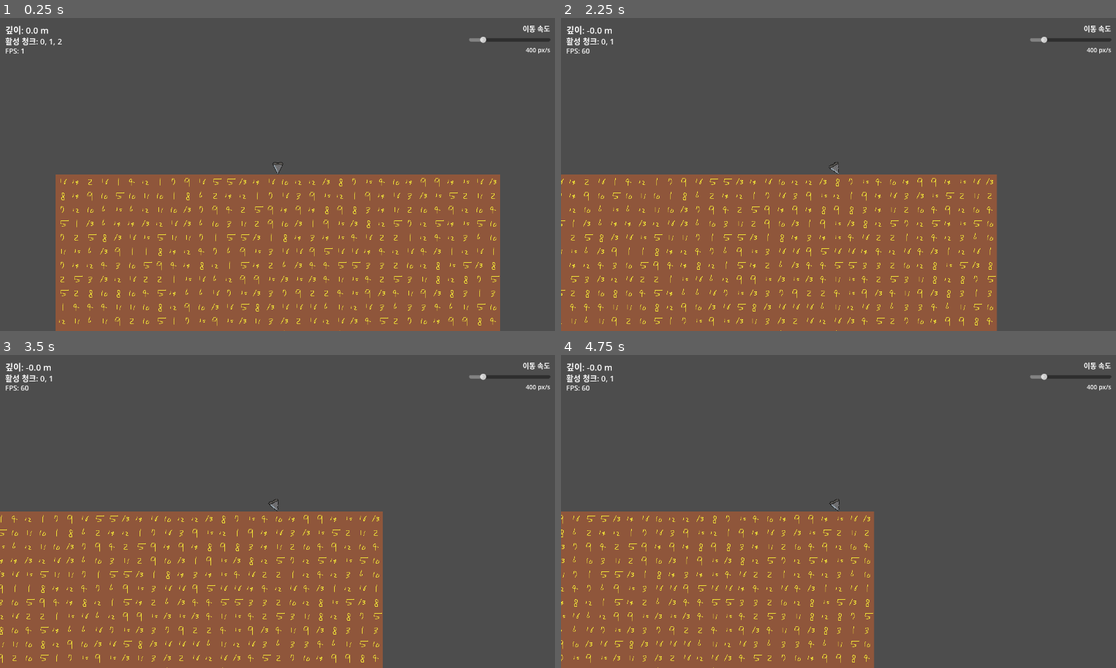
Above: before the commit, frames 1-4 (two rows, left to right).
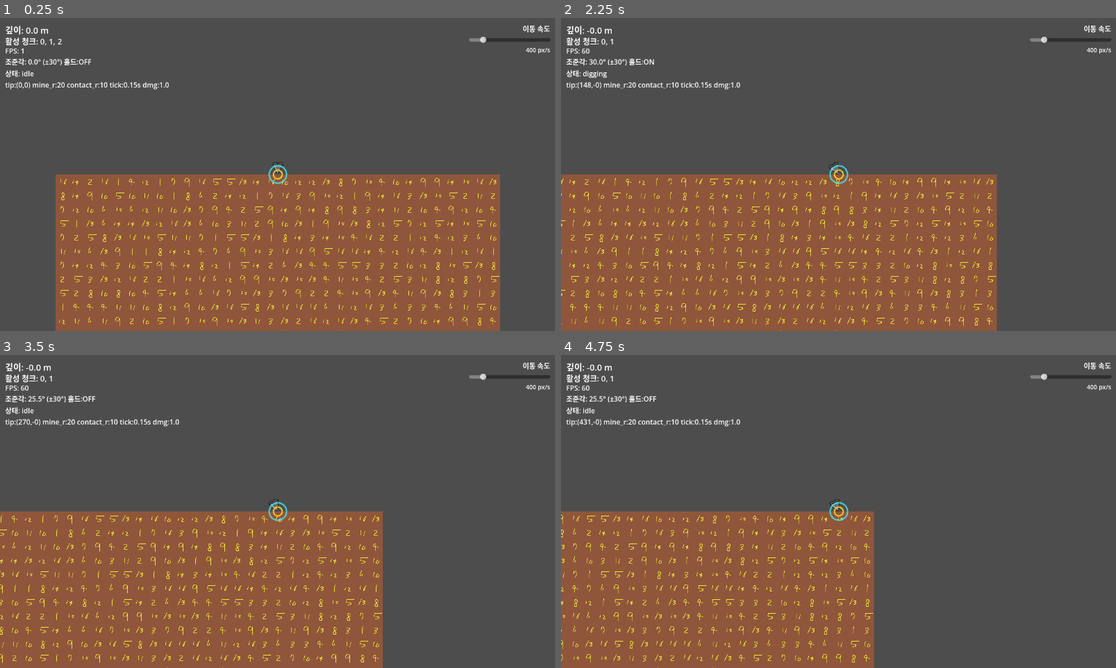
Above: after the commit, the same moments.

Repository: illwsion/Dig-Down-the-Planet
Game: Godot game, scene res://scenes/main/Main.tscn
The game is run twice, just before and just after one commit, with the same random seed, the same clock (stepped at 60 frames per second) and the same inputs.
Inputs (mouse positions are in pixels of both pictures, inside the frame that each line leads up to):
- Up to frame 1 (0.25 s): no input
- Up to frame 2 (2.25 s): tap Enter at 0.5 s; move the mouse to (960, 158) at 0.52 s; press the mouse at (960, 158) at 0.53 s; move the mouse to (727, 190) at 1.27 s; release the mouse at (727, 190) at 1.28 s; click (727, 190) at 1.35 s; tap Space at 2 s; move the mouse to (894, 105) at 2.02 s; press the mouse at (894, 105) at 2.03 s
- Up to frame 3 (3.5 s): move the mouse to (249, 574) at 2.77 s; release the mouse at (249, 574) at 2.78 s; click (249, 574) at 2.85 s
- Up to frame 4 (4.75 s): tap Enter at 3.5 s; move the mouse to (1005, 558) at 3.52 s; press the mouse at (1005, 558) at 3.53 s; move the mouse to (672, 464) at 4.27 s; release the mouse at (672, 464) at 4.28 s; click (672, 464) at 4.35 s

The runs differ from the first frame. In frame 1, 0.6% of the frame differs, in the area x 0-52%, y 12-54%; in frame 2, 0.6%; in frame 3, 0.6%; in frame 4, 0.6%.

Commit message:
feat: 드릴 state 구현

Diff:
--- a/scenes/main/Main.gd
+++ b/scenes/main/Main.gd
@@ -12,6 +12,7 @@
 @onready var m_depth_label: Label = $UILayer/DepthLabel
 @onready var m_chunks_label: Label = $UILayer/ChunksLabel
 @onready var m_fps_label: Label = $UILayer/FpsLabel
+@onready var m_aim_label: Label = $UILayer/AimLabel
 @onready var m_speed_slider: HSlider = $UILayer/SpeedPanel/SpeedSlider
 @onready var m_speed_value_label: Label = $UILayer/SpeedPanel/SpeedValueLabel
 
@@ -41,3 +42,9 @@
 	m_fps_label.text = "FPS: %d" % int(Engine.get_frames_per_second())
 	if m_world.has_method("get_active_chunk_summary"):
 		m_chunks_label.text = m_world.get_active_chunk_summary()
+	if m_drill.has_method("get_aim_debug_string") and m_drill.has_method("get_mining_debug_string") and m_drill.has_method("get_status_debug_string"):
+		m_aim_label.text = "%s\n%s\n%s" % [m_drill.get_aim_debug_string(), m_drill.get_status_debug_string(), m_drill.get_mining_debug_string()]
+	elif m_drill.has_method("get_aim_debug_string") and m_drill.has_method("get_mining_debug_string"):
+		m_aim_label.text = "%s\n%s" % [m_drill.get_aim_debug_string(), m_drill.get_mining_debug_string()]
+	elif m_drill.has_method("get_aim_debug_string"):
+		m_aim_label.text = m_drill.get_aim_debug_string()
--- a/scenes/main/Main.tscn
+++ b/scenes/main/Main.tscn
@@ -32,6 +32,15 @@
 theme_override_font_sizes/font_size = 16
 text = "FPS: —"
 
+[node name="AimLabel" type="Label" parent="UILayer"]
+offset_left = 12.0
+offset_top = 88.0
+offset_right = 520.0
+offset_bottom = 168.0
+theme_override_font_sizes/font_size = 16
+autowrap_mode = 3
+text = "조준각: —"
+
 [node name="SpeedPanel" type="VBoxContainer" parent="UILayer"]
 layout_mode = 1
 anchors_preset = 1
--- a/scenes/player/Drill.tscn
+++ b/scenes/player/Drill.tscn
@@ -1,7 +1,8 @@
-[gd_scene load_steps=3 format=3 uid="uid://digdrillscene01"]
+[gd_scene load_steps=4 format=3 uid="uid://digdrillscene01"]
 
 [ext_resource type="Script" path="res://scripts/player/Drill.gd" id="1_drill"]
 [ext_resource type="Texture2D" path="res://assets/drills/drill.png" id="2_drill_tex"]
+[ext_resource type="Script" path="res://scripts/player/MineRadiusDebugDraw.gd" id="3_mine_dbg"]
 
 [node name="Drill" type="CharacterBody2D"]
 z_index = 10
@@ -13,3 +14,7 @@
 [node name="CollisionShape2D" type="CollisionShape2D" parent="."]
 
 [node name="Camera2D" type="Camera2D" parent="."]
+
+[node name="MineRadiusDebugDraw" type="Node2D" parent="."]
+z_index = 1
+script = ExtResource("3_mine_dbg")
--- a/scripts/player/Drill.gd
+++ b/scripts/player/Drill.gd
@@ -1,26 +1,48 @@
 extends CharacterBody2D
 
-## 바디 원점(0,0) = 드릴 끝.
-## 조작: 마우스 왼쪽 **홀드** 시에만 전진 + 마우스 방향으로 초당 회전 제한 있게 회전.
-## 수직 아래 기준 ±aim_limit_degrees 안에서만 조준. 카메라는 화면이 기울지 않게 로컬 회전 상쇄.
+## 바디 원점(0,0) = 드릴 끝(tip). 회전 축도 tip이므로 월드에서의 tip은 [method get_tip_global_position]과 동일.
+## 채굴·접촉 반경(`mine_*`)의 기준점은 항상 이 tip 월드 좌표 하나로 고정한다 (3-1).
+## 조작: 마우스 왼쪽 홀드 시에만 전진 + 마우스 방향으로 초당 회전 제한 있게 회전.
+## 수직 아래 기준 ±aim_angle_limit_deg 안에서만 조준. 카메라는 화면이 기울지 않게 로컬 회전 상쇄.
 
 @onready var m_sprite: Sprite2D = $Sprite2D
 @onready var m_collision_shape: CollisionShape2D = $CollisionShape2D
 @onready var m_camera: Camera2D = $Camera2D
 
-## px/s — Main 슬라이더가 갱신.
+## px/s — Main 슬라이더가 갱신. 매 프레임 `move_speed_max` 이하로 클램프.
 var move_speed: float = 400.0
 
-## 수직(아래)에서 벌어질 수 있는 최대 각(한쪽). 업그레이드로 넓히려면 export 유지.
-@export var aim_limit_degrees: float = 30.0
+## 채굴: 접두 `mine_*` (MVP_DEVELOPMENT_PLAN.md 표와 동일). 기준점 = [method get_tip_global_position].
+@export var debug_draw_mine_radii: bool = true
+@export var mine_radius: float = 20.0
+@export var mine_contact_radius: float = 10.0
+@export_range(0.05, 10.0, 0.01) var mine_tick_interval: float = 0.15
+@export var mine_damage_per_tick: float = 1.0
 
-## 초당 회전 한도(도). 업그레이드로 올리기 좋게 export.
-@export var max_turn_degrees_per_second: float = 54.0
+## 이동: 접두 `move_*` — 가속은 연료/채굴 로직과 함께 적용 예정.
+@export var move_speed_max: float = 400.0
+@export var move_acceleration: float = 1200.0
+
+## 연료: 접두 `fuel_*`.
+@export var fuel_max: float = 100.0
+@export var fuel_drain_per_second: float = 5.0
+
+## 현재 연료. 소모 정책은 구현 시 홀드/이동 조건에 맞춤.
+var fuel: float = 0.0
+
+## 조준: 접두 `aim_*`.
+@export var aim_angle_limit_deg: float = 30.0
+@export var aim_turn_max_deg_per_sec: float = 54.0
 
 ## 현재 조준각(라디안). 0 = 정면 아래, + = 마우스가 오른쪽에 있을 때(우하 방향으로 기울기).
 var m_aim_angle: float = 0.0
 
 const MOUSE_AIM_MIN_PX := 8.0
+
+enum DrillStatus { IDLE, MOVING, DIGGING }
+
+## 3-3: 홀드·접촉 원 안 채굴 대상 타일 유무로 갱신.
+var drill_status: DrillStatus = DrillStatus.IDLE
 
 
 func _ready() -> void:
@@ -46,17 +68,19 @@
 		Vector2(half_top, -h),
 	])
 	m_collision_shape.shape = poly
+	fuel = fuel_max
 	_sync_rotation_from_aim()
 
 
 func _physics_process(delta: float) -> void:
+	move_speed = minf(move_speed, move_speed_max)
 	if Input.is_action_pressed("drill_down"):
 		var to_mouse := get_global_mouse_position() - global_position
 		if to_mouse.length() >= MOUSE_AIM_MIN_PX:
 			var desired := atan2(to_mouse.x, to_mouse.y)
-			var lim := deg_to_rad(aim_limit_degrees)
+			var lim := deg_to_rad(aim_angle_limit_deg)
 			desired = clampf(desired, -lim, lim)
-			var step := deg_to_rad(max_turn_degrees_per_second) * delta
+			var step := deg_to_rad(aim_turn_max_deg_per_sec) * delta
 			m_aim_angle = move_toward(m_aim_angle, desired, step)
 
 		var forward := Vector2(sin(m_aim_angle), cos(m_aim_angle))
@@ -66,6 +90,19 @@
 
 	move_and_slide()
 	_sync_rotation_from_aim()
+	_update_drill_status()
+
+
+func _update_drill_status() -> void:
+	if not Input.is_action_pressed("drill_down"):
+		drill_status = DrillStatus.IDLE
+		return
+	var world: Node = get_parent().get_node_or_null("World") if get_parent() else null
+	if world != null and world.has_method("has_mineable_tile_in_circle"):
+		if world.has_mineable_tile_in_circle(get_tip_global_position(), mine_contact_radius):
+			drill_status = DrillStatus.DIGGING
+			return
+	drill_status = DrillStatus.MOVING
 
 
 func _sync_rotation_from_aim() -> void:
@@ -74,3 +111,34 @@
 	rotation = -m_aim_angle
 	if m_camera:
 		m_camera.rotation = -rotation
+
+
+## Phase 3 채굴·접촉 원/거리 계산의 유일한 기준점(월드 좌표).
+func get_tip_global_position() -> Vector2:
+	return global_position
+
+
+func get_aim_debug_string() -> String:
+	var aim_deg := rad_to_deg(m_aim_angle)
+	var holding := Input.is_action_pressed("drill_down")
+	var holding_str := "ON" if holding else "OFF"
+	return "조준각: %.1f° (±%.0f°) 홀드:%s" % [aim_deg, aim_angle_limit_deg, holding_str]
+
+
+func get_mining_debug_string() -> String:
+	var t := get_tip_global_position()
+	return "tip:(%.0f,%.0f) mine_r:%.0f contact_r:%.0f tick:%.2fs dmg:%.1f" % [
+		t.x, t.y, mine_radius, mine_contact_radius, mine_tick_interval, mine_damage_per_tick,
+	]
+
+
+func get_status_debug_string() -> String:
+	match drill_status:
+		DrillStatus.IDLE:
+			return "상태: idle"
+		DrillStatus.MOVING:
+			return "상태: moving"
+		DrillStatus.DIGGING:
+			return "상태: digging"
+		_:
+			return "상태: ?"
--- /dev/null
+++ b/scripts/player/MineRadiusDebugDraw.gd
@@ -0,0 +1,36 @@
+extends Node2D
+
+## Drill tip(부모 원점) 기준으로 `mine_contact_radius` / `mine_radius` 테두리 원 (3-2).
+
+const CONTACT_COLOR := Color(1.0, 0.82, 0.15, 0.9)
+const MINE_COLOR := Color(0.25, 0.95, 1.0, 0.8)
+const ARC_POINTS_CONTACT := 40
+const ARC_POINTS_MINE := 56
+const LINE_WIDTH := 2.0
+
+
+func _process(_delta: float) -> void:
+	# debug off여도 한 번 더 그려야 이전 원이 지워짐
+	if get_parent() != null:
+		queue_redraw()
+
+
+func _draw() -> void:
+	var p := get_parent()
+	if p == null or not p.get("debug_draw_mine_radii"):
+		return
+
+	var r_contact: Variant = p.get("mine_contact_radius")
+	var r_mine: Variant = p.get("mine_radius")
+	if typeof(r_contact) != TYPE_FLOAT and typeof(r_contact) != TYPE_INT:
+		return
+	if typeof(r_mine) != TYPE_FLOAT and typeof(r_mine) != TYPE_INT:
+		return
+
+	var rc := float(r_contact)
+	var rm := float(r_mine)
+	var center := Vector2.ZERO
+
+	# 안쪽: 접촉, 바깥: 채굴 (겹침이 보이도록 안쪽을 먼저 그림)
+	draw_arc(center, rc, 0.0, TAU, ARC_POINTS_CONTACT, CONTACT_COLOR, LINE_WIDTH, true)
+	draw_arc(center, rm, 0.0, TAU, ARC_POINTS_MINE, MINE_COLOR, LINE_WIDTH, true)
--- a/scripts/world/Chunk.gd
+++ b/scripts/world/Chunk.gd
@@ -16,6 +16,11 @@
 
 func _ready() -> void:
 	_fill_tiles()
+
+
+func has_mineable_tile_at(local_cell: Vector2i) -> bool:
+	## 타일이 있는 셀만 채굴 대상(3-5에서 내구도>0로 좁힐 예정).
+	return m_tile_layer.get_cell_tile_data(local_cell) != null
 
 
 func _fill_tiles() -> void:
--- a/scripts/world/World.gd
+++ b/scripts/world/World.gd
@@ -3,6 +3,7 @@
 ## 1-4~2-1: Drill.global_position.y 기준으로 chunk_index_y를 맞춘다. (Main의 Drill 형제)
 
 const CHUNK_SCENE := preload("res://scenes/world/Chunk.tscn")
+const CHUNK_WIDTH_TILES := 32
 const CHUNK_HEIGHT_TILES := 32
 const TILE_SIZE_PX := 32
 const CHUNK_HEIGHT_PX := CHUNK_HEIGHT_TILES * TILE_SIZE_PX
@@ -50,6 +51,38 @@
 		node.queue_free()
 
 
+func has_mineable_tile_in_circle(center_world: Vector2, radius_px: float) -> bool:
+	## tip 기준 원 안에 “타일이 있는 셀”이 하나라도 있으면 true. 타일 AABB와 원 겹침 기준.
+	var r2 := radius_px * radius_px
+	var ts := float(TILE_SIZE_PX)
+	for chunk_node in _chunks.values():
+		var chunk: Node2D = chunk_node as Node2D
+		if chunk == null or not chunk.has_method("has_mineable_tile_at"):
+			continue
+		var p_local := chunk.to_local(center_world)
+		var min_x := clampi(int(floor((p_local.x - radius_px) / ts)), 0, CHUNK_WIDTH_TILES - 1)
+		var max_x := clampi(int(ceil((p_local.x + radius_px) / ts)) - 1, 0, CHUNK_WIDTH_TILES - 1)
+		var min_y := clampi(int(floor((p_local.y - radius_px) / ts)), 0, CHUNK_HEIGHT_TILES - 1)
+		var max_y := clampi(int(ceil((p_local.y + radius_px) / ts)) - 1, 0, CHUNK_HEIGHT_TILES - 1)
+		for ly in range(min_y, max_y + 1):
+			for lx in range(min_x, max_x + 1):
+				if not _tile_circle_overlap_local(p_local, lx, ly, ts, r2):
+					continue
+				if chunk.has_mineable_tile_at(Vector2i(lx, ly)):
+					return true
+	return false
+
+
+func _tile_circle_overlap_local(p_local: Vector2, lx: int, ly: int, tile_size: float, r2: float) -> bool:
+	var left := float(lx) * tile_size
+	var right := left + tile_size
+	var top := float(ly) * tile_size
+	var bottom := top + tile_size
+	var qx := clampf(p_local.x, left, right)
+	var qy := clampf(p_local.y, top, bottom)
+	return p_local.distance_squared_to(Vector2(qx, qy)) <= r2
+
+
 func get_active_chunk_summary() -> String:
 	var keys: Array = _chunks.keys()
 	keys.sort()
Not shown, added: scripts/player/MineRadiusDebugDraw.gd.uid
Not shown, changed: MVP_DEVELOPMENT_PLAN.md
